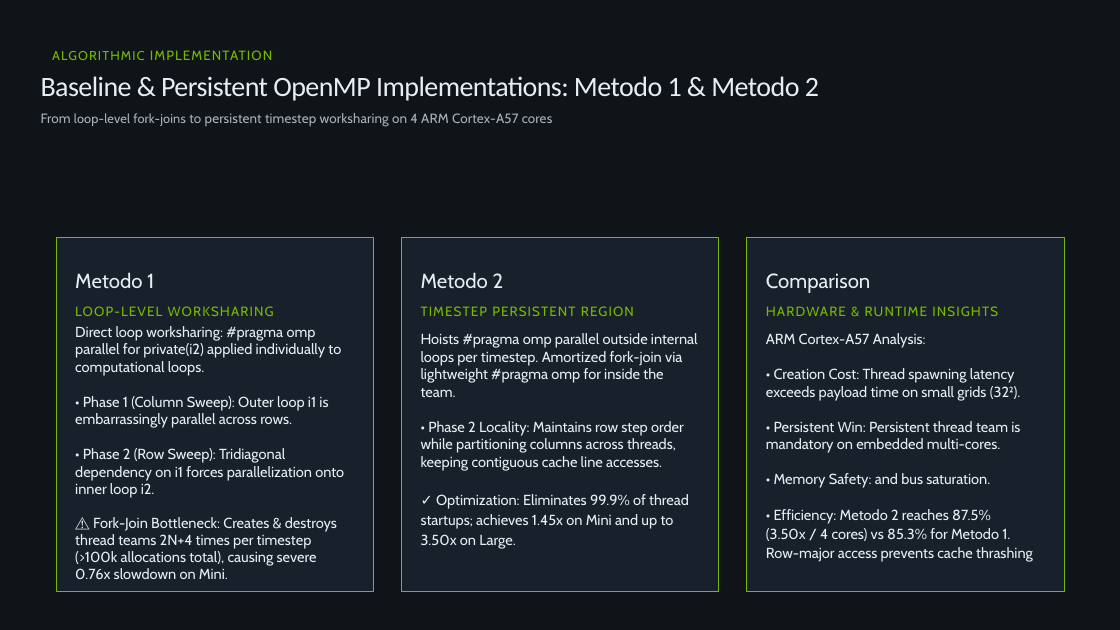
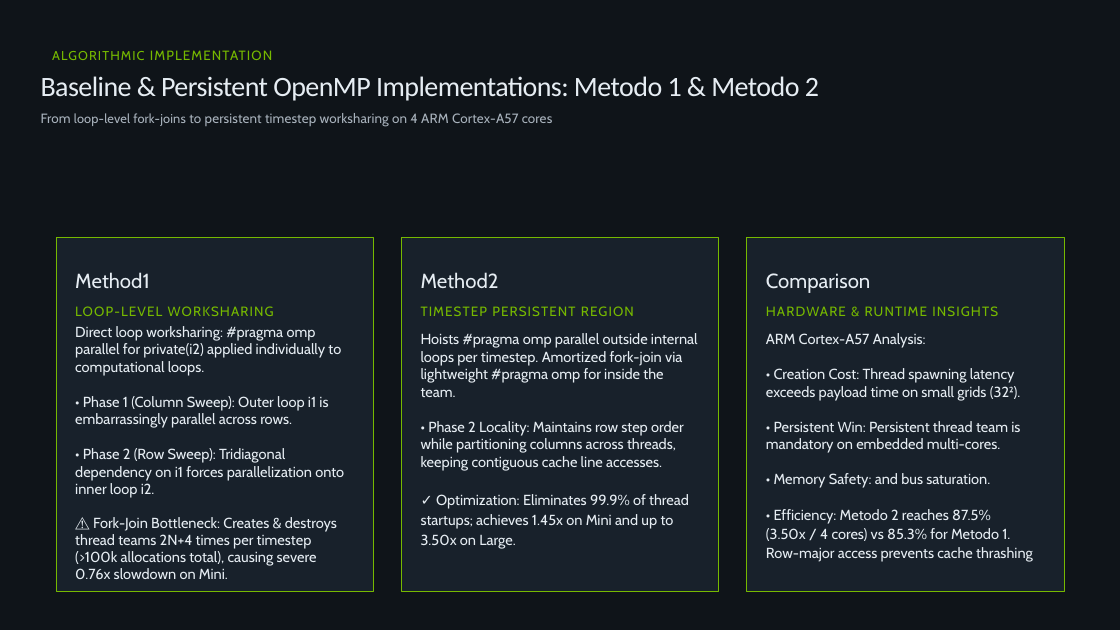
Before and after one commit to markx86/hpc-assignments, a slide deck: slide 3 of Problem_ADI-Alternating-Direction-Implicit-Stencil_Parallel-Solutions_Assignment-1_Team-8.pptx. Drawn at 1120x630 pixels with LibreOffice and Linux fonts; fonts in the diff are those of the drawing. Boxes give left, top, right and bottom in pixels: in the first picture for what was removed or moved away, otherwise in the second. Text is boxed around its words. In the diff, an @@ line names an element or a change of style, - is before the commit and + after.

```diff
--- a/Problem_ADI-Alternating-Direction-Implicit-Stencil_Parallel-Solutions_Assignment-1_Team-8.pptx
+++ b/Problem_ADI-Alternating-Direction-Implicit-Stencil_Parallel-Solutions_Assignment-1_Team-8.pptx
@@ text at [75, 272, 150, 289]: text changed @@
-Metodo 1
+Method1
@@ text at [421, 272, 499, 289]: text changed @@
-Metodo 2
+Method2
```
Also in this commit, not shown: 3 other slides changed.
